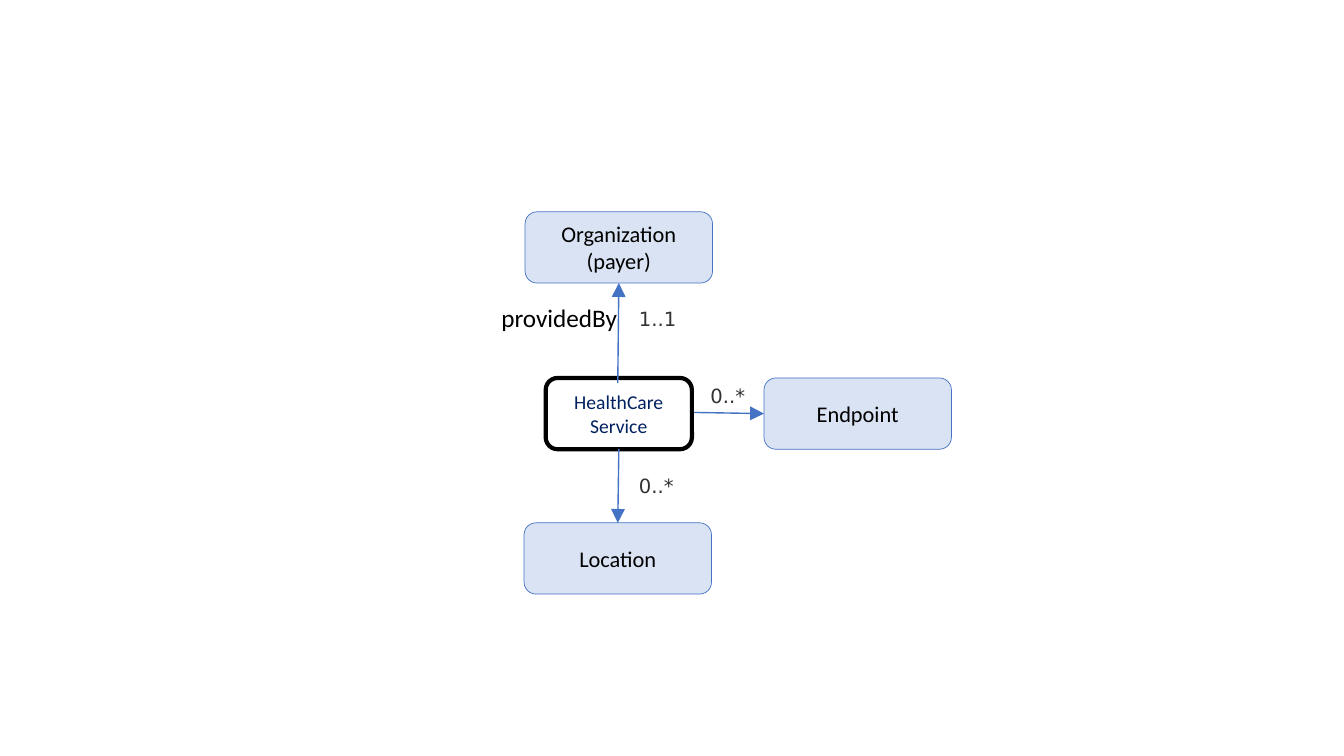
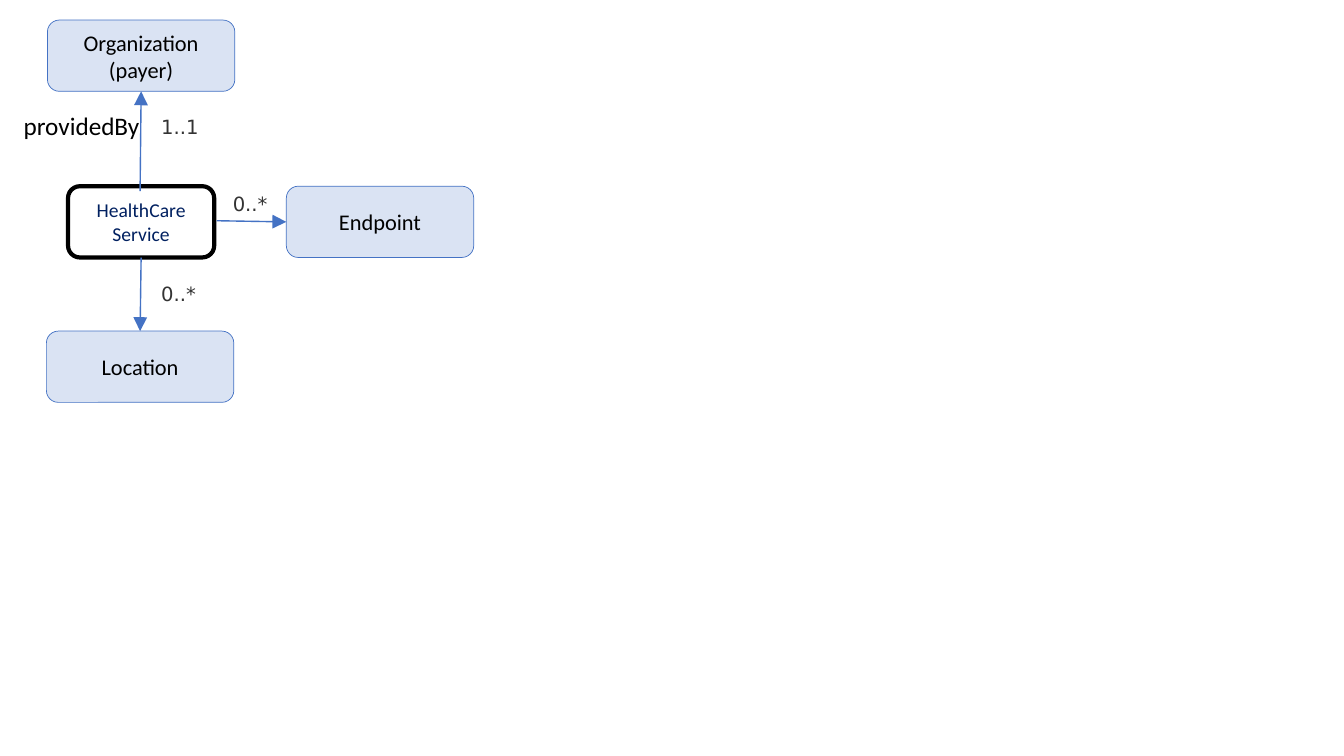
Before and after one commit to HL7/davinci-pdex-plan-net, a slide deck: slide 3 of pages/Figures.pptx. Drawn at 1344x756 pixels with LibreOffice and Linux fonts; fonts in the diff are those of the drawing. Boxes give left, top, right and bottom in pixels: in the first picture for what was removed or moved away, otherwise in the second. Text is boxed around its words. In the diff, an @@ line names an element or a change of style, - is before the commit and + after.

```diff
--- a/pages/Figures.pptx
+++ b/pages/Figures.pptx
@@ rounded rectangle "HealthCare Service": place and size @@
-rounded rectangle "HealthCare Service" at (545,378,692,450)
+rounded rectangle "HealthCare Service" at (69,187,215,258)
@@ 4 texts, 3 rounded rectangles, 2 arrows: place and size @@
-4 texts, 3 rounded rectangles, 2 arrows at (501,212,952,595)
+4 texts, 3 rounded rectangles, 2 arrows at (24,20,474,402)
@@ arrow moved from (619, 450) - (618, 523) to (141, 257) - (140, 331) @@
```
Also in this commit, not shown: 5 other slides changed, 1 slide removed, 20 other files.
